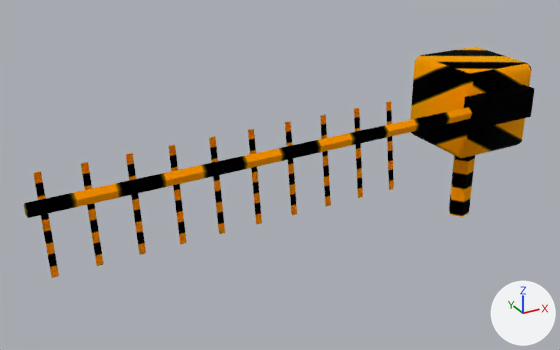
Before and after pictures for a commit that changed the glTF model mdl/3dViewer/model/LS/HUMI_ANI01_L.glb.
One viewpoint serves both versions: a 50 mm lens placed at (-18.45, -19.82, 12.18), pointed at (-7.48, 0.13, 2.21). The axes (+X, +Y, +Z) are drawn at lower right. The lights are the same throughout. Where no turn or scale is listed for an object, it has been applied to the vertices.
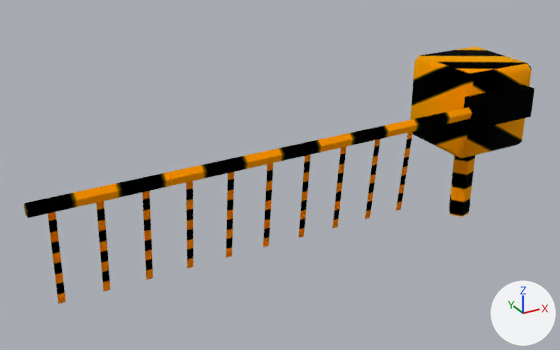
ob_joint_11 is not drawn itself; it is the parent of ob_mesh_111.

Location of each change, [x1, y1, x2, y2] in pixels of the pictures (560 x 350 px):
'Mesh_111', turned
    before: [33, 101, 394, 278]
    after: [48, 132, 413, 304]

Diff of the bpy script that builds the scene:
```diff
--- a/mdl/3dViewer/model/LS/HUMI_ANI01_L.glb.py
+++ b/mdl/3dViewer/model/LS/HUMI_ANI01_L.glb.py
@@ ob_joint_11 @@
 ob_joint_11.location = (-18.0, 0.0, 0.0)
-ob_joint_11.rotation_euler = (0.0383, 0.0, 0.0)  # degrees (2.2, 0, 0)
+ob_joint_11.rotation_euler = (-0.0383, 0.0, 0.0)  # degrees (-2.2, 0, 0)
@@ ob_mesh_111 @@
 ob_mesh_111.location = (18.03, 2.094, -3.399)
-ob_mesh_111.rotation_euler = (-0.167, -0.0084, 0.0)  # degrees (-9.6, -0.5, 0)
+ob_mesh_111.rotation_euler = (0.167, -0.00828, -0.0014)  # degrees (9.6, -0.5, -0.1)
```
